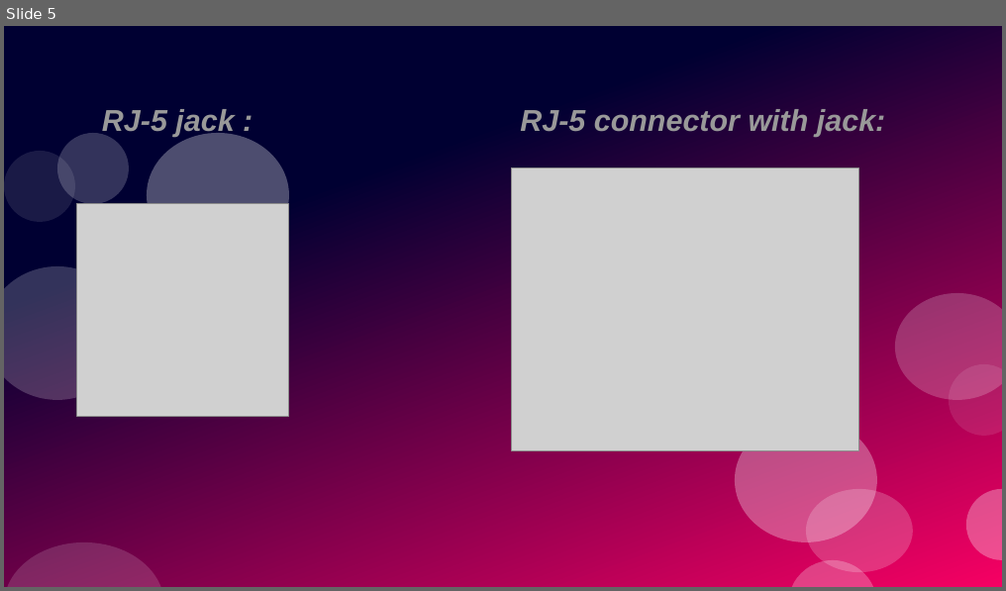
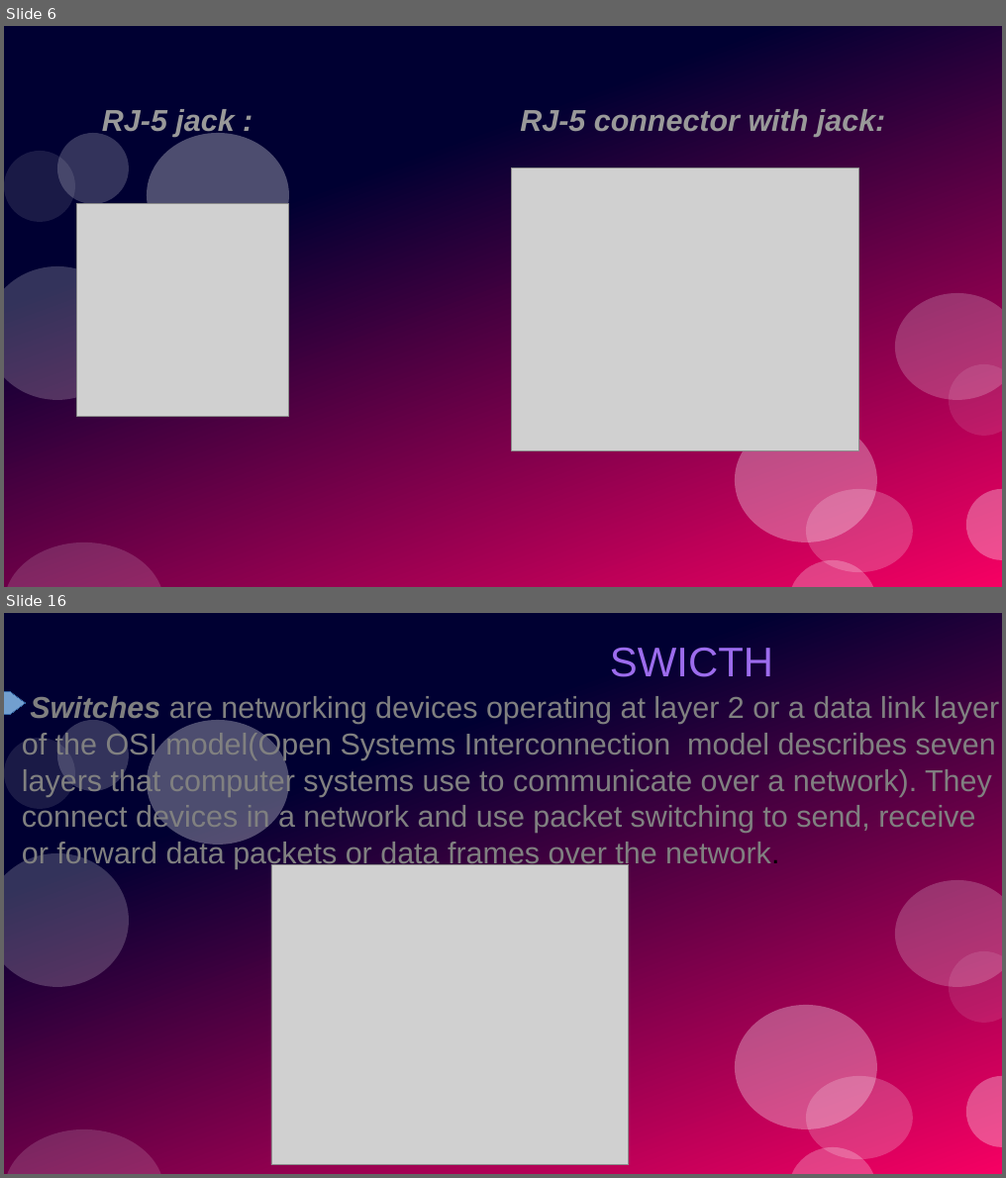
Before and after one commit to rudnesh/school, a slide deck: computer.odp. Shown one above the other, each under a label of ours: slide 5 before the commit, slides 6 and 16 after it; the slides between them are not shown. The pictures are 1006x591 and 1006x1178 pixels, drawn with LibreOffice and Linux fonts; fonts in the diff are those of the drawing; grey boxes stand for pictures. Boxes give left, top, right and bottom in pixels: in the first picture for what was removed or moved away, otherwise in the second. Text is boxed around its words. In the diff, an @@ line names an element or a change of style, - is before the commit and + after.

```diff
--- a/computer.odp
+++ b/computer.odp
@@ slide 16 added at <box>4,613,1002,1174</box>, background #FFFFFF; not listed: 12 template elements that a slide beside it also shows @@
@@ title added at <box>610,647,773,677</box>, 33 pt, text #9C6CED @@
+SWICTH
@@ freeform shape added at <box>4,692,26,714</box>, fill #729FCF, outline #3465A4 0 pt @@
@@ text added at <box>22,696,999,869</box>, 24 pt, text #808080 @@
+Switches are networking devices operating at layer 2 or a data link layer of the OSI model(Open Systems Interconnection model describes seven layers that computer systems use to communicate over a network). They connect devices in a network and use packet switching to send, receive or forward data packets or data frames over the network.
@@ picture added at <box>271,864,629,1165</box> @@
@@ what was slide 5 is now slide 6 @@
```
Also in this commit, not shown: 4 slides changed, 17 other slides added, 1 slide removed.
